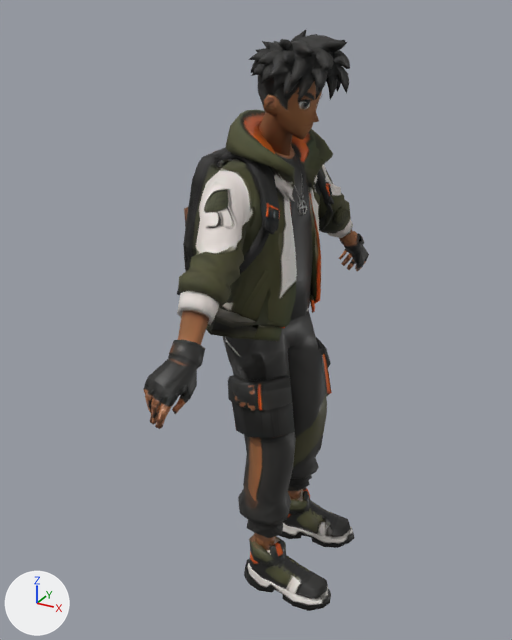
The glTF model dev/art/ranger_apose.glb, before and after one commit.
Rendered twice from a 50 mm lens placed at (0.565, -1.041, 1.03), pointed at (0.0, -0.014, 0.516). Lighting does not change. The marker at lower left points along +X, +Y and +Z. The first picture is the older version. Vertices at exactly the same position are counted once.

In view in the first picture: 'tripo_node_0e64ed57-196a-4fd0-9397-8f3a2' and 1 more.
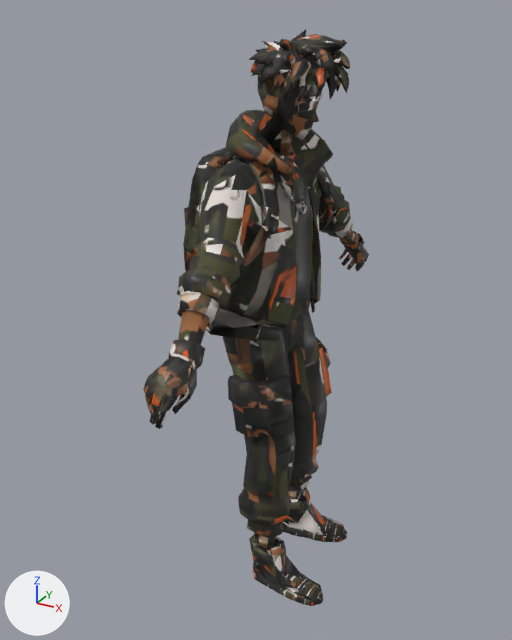
Diff of the bpy script that builds the scene:
```diff
--- a/dev/art/ranger_apose.glb.py
+++ b/dev/art/ranger_apose.glb.py
@@ me_tripo_node_0e64ed57_196a_4fd0_9397_8f3a2 @@
 # used by ob_tripo_node_0e64ed57_196a_4fd0_9397_8f3a2; location = (0.0, 0.0, 0.0)
-me_tripo_node_0e64ed57_196a_4fd0_9397_8f3a2.from_pydata(...)  # 3666 vertices, 7139 faces; spans x -0.135..0.2, y -0.384..0.377, z 0.0..1.001
+me_tripo_node_0e64ed57_196a_4fd0_9397_8f3a2.from_pydata(...)  # 4493 vertices, 8785 faces; spans x -0.135..0.184, y -0.384..0.377, z 0.0..1.001
+# me_tripo_node_0e64ed57_196a_4fd0_9397_8f3a2 part 1: a new loose piece of 416 vertices spanning x 0.007..0.157, y 0.049..0.12, z 0.0..0.042, in mat_tripo_material_0e64ed57_196a_4fd0_9397_8f3a2fe72dbd
+# me_tripo_node_0e64ed57_196a_4fd0_9397_8f3a2 part 2: a new loose piece of 416 vertices spanning x 0.031..0.184, y -0.114..-0.057, z 0.0..0.042, in mat_tripo_material_0e64ed57_196a_4fd0_9397_8f3a2fe72dbd
+# me_tripo_node_0e64ed57_196a_4fd0_9397_8f3a2 part 3
+# 14 vertices are removed from x 0.015..0.174, y -0.114..0.13, z 0.004..0.029
+# 48 faces are deleted
+# 3 vertices in x 0.044..0.071, y -0.051..-0.046, z 0.0..0.016 move by (-0.001, -0.015, 0.0)
+# 3 vertices in x 0.073..0.105, y -0.064..0.104, z 0.053 move by (0.0, 0.0, -0.022)
+# 3 vertices in x 0.062..0.102, y -0.108..0.107, z 0.049..0.059 move by (0.0, 0.0, -0.024)
+# 3 vertices in x 0.069..0.097, y 0.051..0.055, z 0.0..0.023 move by (-0.001, 0.005, 0.0)
+# 3 vertices in x 0.108..0.132, y -0.103..0.072, z 0.049 move by (0.0, 0.0, -0.023)
+# 100 vertices move from x -0.009..0.2, y -0.126..0.132, z 0.0..0.07 to x 0.01..0.182, y -0.112..0.118, z 0.0..0.042
+# 9 vertices are added at x 0.033..0.155, y -0.095..0.117, z 0.006..0.023
+# 38 new faces join them
+# me_tripo_node_0e64ed57_196a_4fd0_9397_8f3a2 part 4: 5885 kept faces spanning x -0.135..0.182, y -0.384..0.377, z 0.0..1.001 get new texture (UV) coordinates
 me_tripo_node_0e64ed57_196a_4fd0_9397_8f3a2.materials.append(mat_tripo_material_0e64ed57_196a_4fd0_9397_8f3a2fe72dbd)
```

Boxes [x1, y1, x2, y2] around the edits, measured in the pictures (512 x 640 px; the box of a moved part takes in the faces that stretch with it):
'tripo_node_0e64ed57-196a-4fd0-9397-8f3a2', reshaped: before [143, 30, 369, 611]; after [143, 30, 369, 606]
part 1 of me_tripo_node_0e64ed57_196a_4fd0_9397_8f3a2, added: after [282, 521, 347, 542]
part 2 of me_tripo_node_0e64ed57_196a_4fd0_9397_8f3a2, added: after [253, 563, 323, 606]
part 3 of me_tripo_node_0e64ed57_196a_4fd0_9397_8f3a2, moved or reshaped: before [244, 500, 355, 611]; after [250, 502, 345, 601]
part 4 of me_tripo_node_0e64ed57_196a_4fd0_9397_8f3a2, surface changed: before [143, 34, 368, 611]; after [143, 34, 368, 601]
